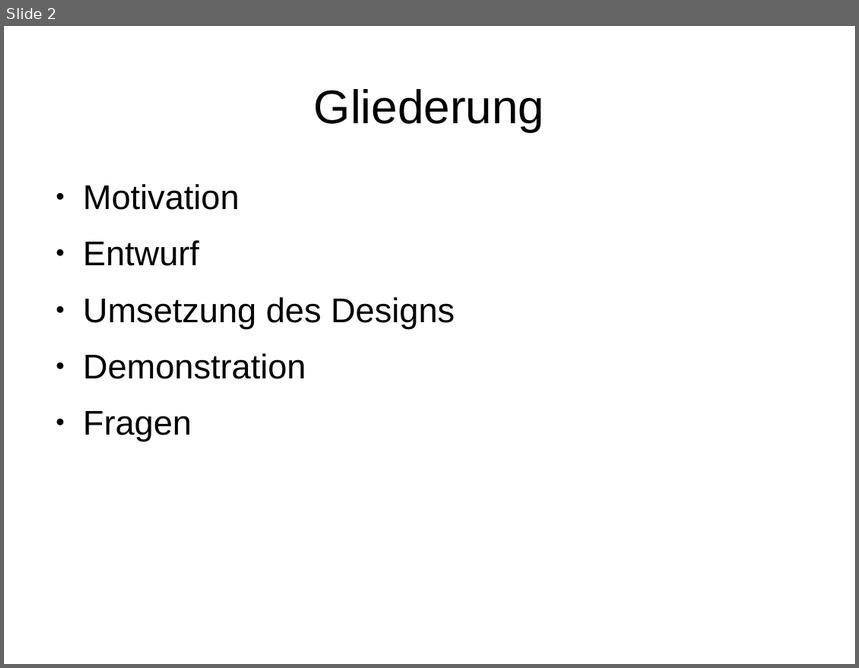
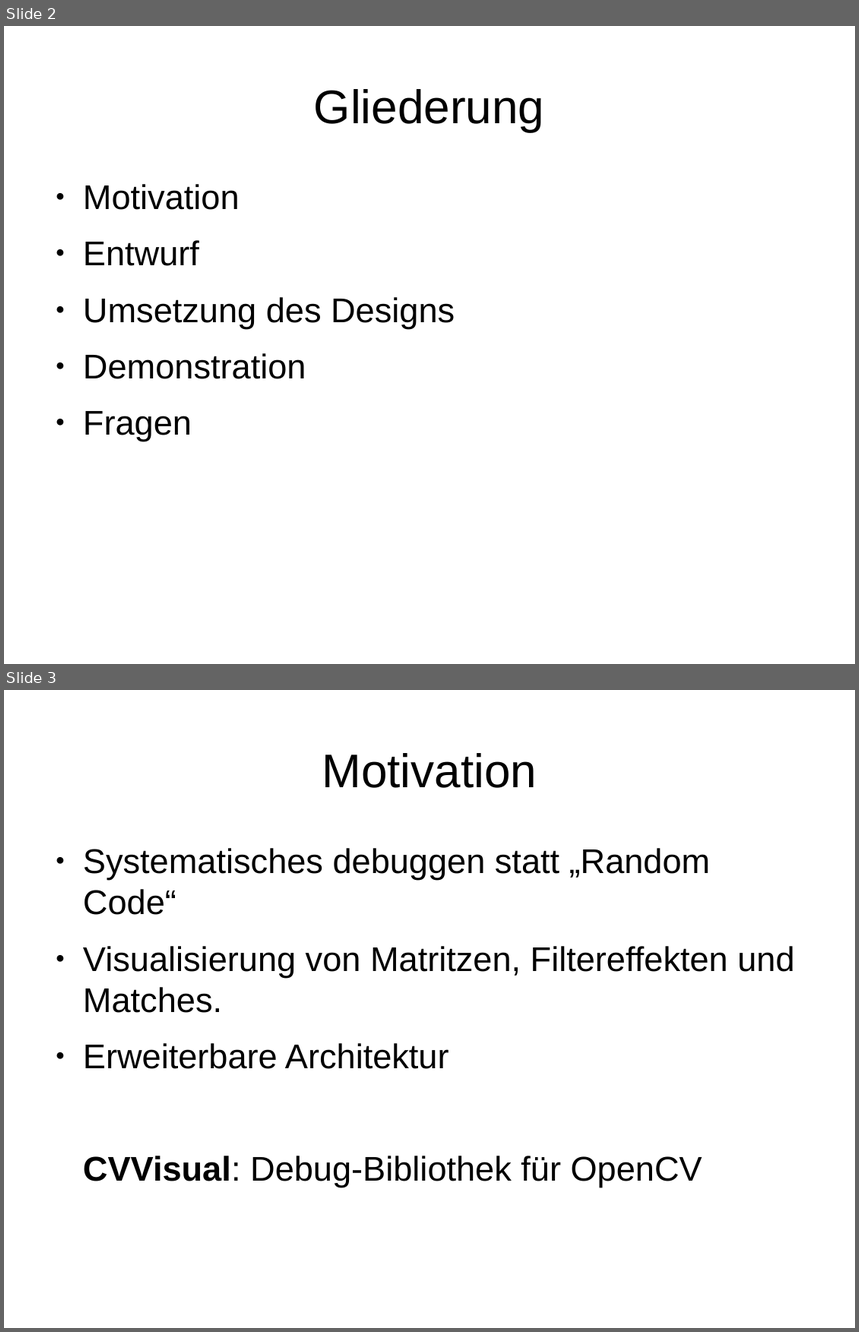
Before and after one commit to CVVisualPSETeam/Dokumente, a slide deck: Presentation/presentation.odp. Shown one above the other, each under a label of ours: slide 2 before the commit, slides 2 and 3 after it. The pictures are 859x668 and 859x1332 pixels, drawn with LibreOffice and Linux fonts; fonts in the diff are those of the drawing. Boxes give left, top, right and bottom in pixels: in the first picture for what was removed or moved away, otherwise in the second. Text is boxed around its words. In the diff, an @@ line names an element or a change of style, - is before the commit and + after.

```diff
--- a/Presentation/presentation.odp
+++ b/Presentation/presentation.odp
@@ slide 3 added at [4, 690, 855, 1328], background #FFFFFF @@
@@ title added at [322, 753, 537, 788], 44 pt, text #000000 @@
+Motivation
@@ text added at [83, 848, 794, 1188], 32 pt, text #000000 @@
+● Systematisches debuggen statt „Random Code“
+● Visualisierung von Matritzen, Filtereffekten und Matches.
+● Erweiterbare Architektur
+CVVisual: Debug-Bibliothek für OpenCV
```
Also in this commit, not shown: 1 slide changed, 3 other slides added, 2 slides removed.
